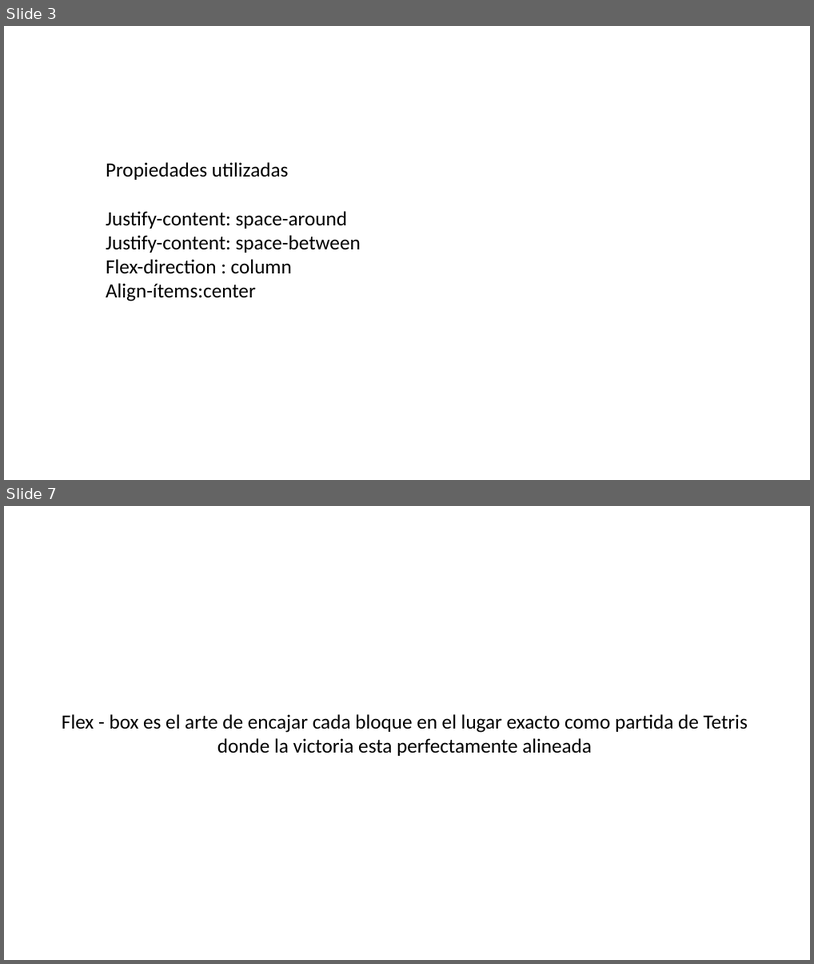
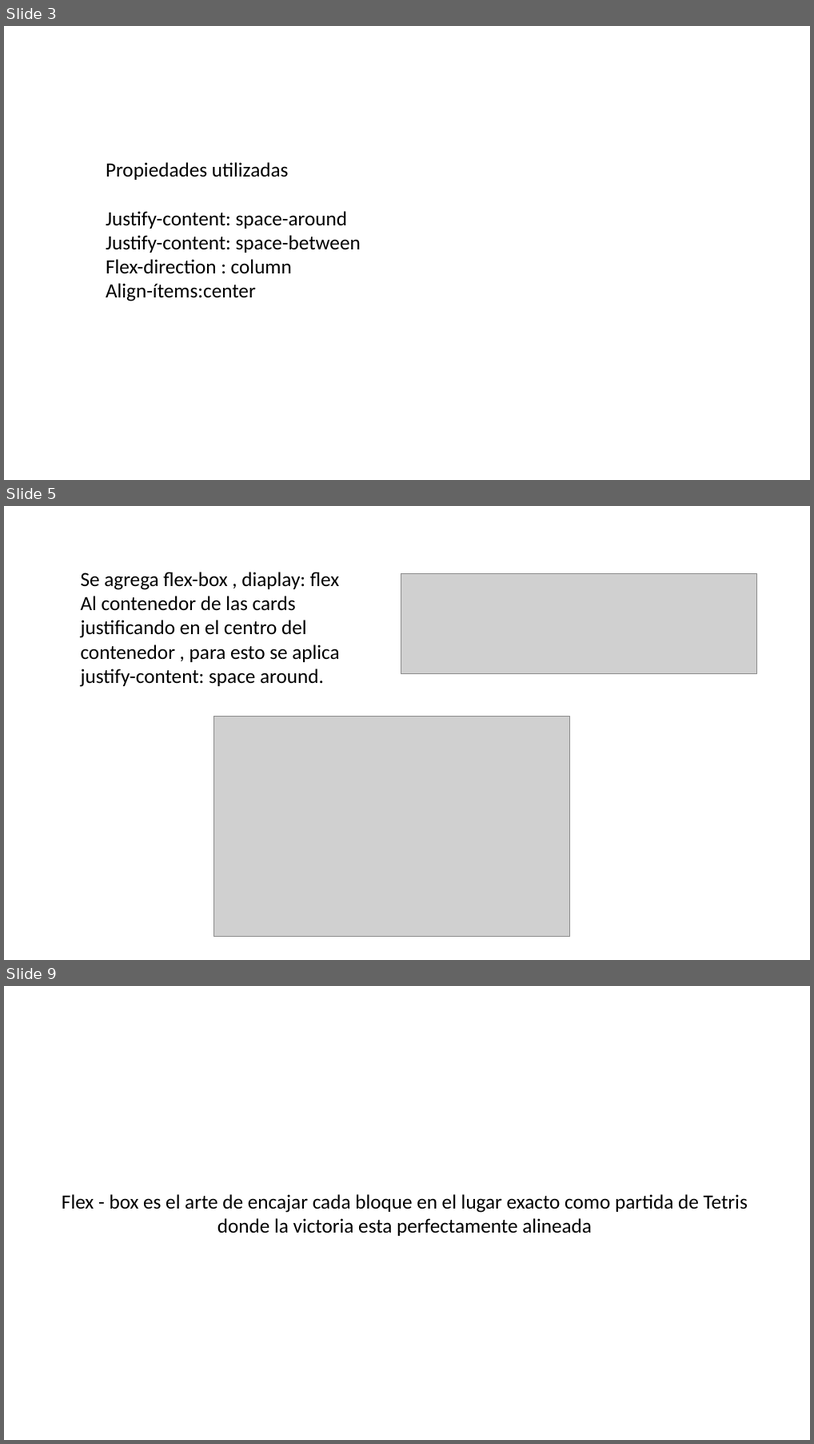
Before and after one commit to jogard24/modificarflexbox, a slide deck: flexbox.pptx. Shown one above the other, each under a label of ours: slides 3 and 7 before the commit, slides 3, 5 and 9 after it; the slides between them are not shown. The pictures are 814x964 and 814x1444 pixels, drawn with LibreOffice and Linux fonts; fonts in the diff are those of the drawing; grey boxes stand for pictures; background and template pictures are left out. Boxes give left, top, right and bottom in pixels: in the first picture for what was removed or moved away, otherwise in the second. Text is boxed around its words. In the diff, an @@ line names an element or a change of style, - is before the commit and + after.

```diff
--- a/flexbox.pptx
+++ b/flexbox.pptx
@@ slide 5 added at bbox=[4, 506, 810, 960], background picture (left out) @@
@@ text added at bbox=[81, 572, 339, 687], 24 pt, text #000000 @@
+Se agrega flex-box , diaplay: flex
+Al contenedor de las cards justificando en el centro del contenedor , para esto se aplica justify-content: space around.
@@ picture added at bbox=[402, 574, 758, 673] @@
@@ picture added at bbox=[214, 716, 571, 936] @@
@@ what was slide 7 is now slide 9 @@
```
Also in this commit, not shown: 3 slides changed, 1 other slide added.
